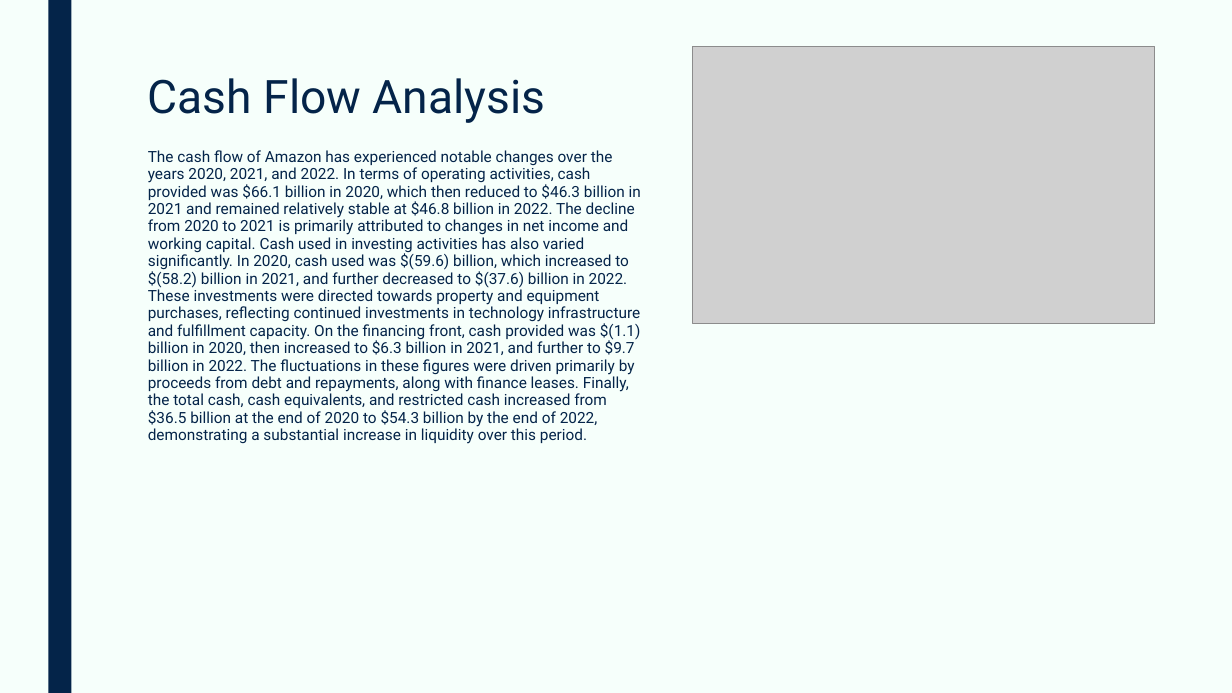
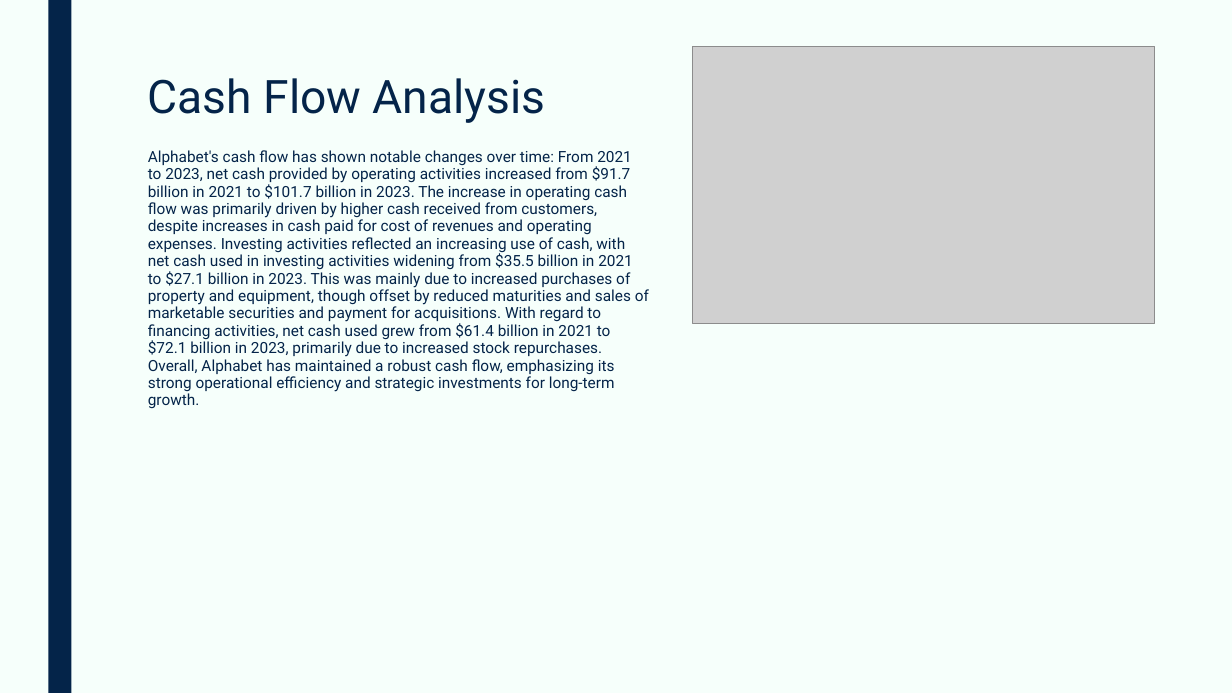
Before and after one commit to devangovind/AMUCLDISS, a slide deck: slide 4 of fastapi-backend/pres/output.pptx. Drawn at 1232x693 pixels with LibreOffice and Linux fonts; fonts in the diff are those of the drawing; grey boxes stand for pictures. Boxes give left, top, right and bottom in pixels: in the first picture for what was removed or moved away, otherwise in the second. Text is boxed around its words. In the diff, an @@ line names an element or a change of style, - is before the commit and + after.

```diff
--- a/fastapi-backend/pres/output.pptx
+++ b/fastapi-backend/pres/output.pptx
@@ text at [148, 150, 649, 408]: text changed @@
-The cash flow of Amazon has experienced notable changes over the years 2020, 2021, and 2022. In terms of operating activities, cash provided was $66.1 billion in 2020, which then reduced to $46.3 billion in 2021 and remained relatively stable at $46.8 billion in 2022. The decline from 2020 to 2021 is primarily attributed to changes in net income and working capital. Cash used in investing activities has also varied significantly. In 2020, cash used was $(59.6) billion, which increased to $(58.2) billion in 2021, and further decreased to $(37.6) billion in 2022. These investments were directed towards property and equipment purchases, reflecting continued investments in technology infrastructure and fulfillment capacity. On the financing front, cash provided was $(1.1) billion in 2020, then increased to $6.3 billion in 2021, and further to $9.7 billion in 2022. The fluctuations in these figures were driven primarily by proceeds from debt and repayments, along with finance leases. Finally, the total cash, cash equivalents, and restricted cash increased from $36.5 billion at the end of 2020 to $54.3 billion by the end of 2022, demonstrating a substantial increase in liquidity over this period.
+Alphabet's cash flow has shown notable changes over time: From 2021 to 2023, net cash provided by operating activities increased from $91.7 billion in 2021 to $101.7 billion in 2023. The increase in operating cash flow was primarily driven by higher cash received from customers, despite increases in cash paid for cost of revenues and operating expenses. Investing activities reflected an increasing use of cash, with net cash used in investing activities widening from $35.5 billion in 2021 to $27.1 billion in 2023. This was mainly due to increased purchases of property and equipment, though offset by reduced maturities and sales of marketable securities and payment for acquisitions. With regard to financing activities, net cash used grew from $61.4 billion in 2021 to $72.1 billion in 2023, primarily due to increased stock repurchases. Overall, Alphabet has maintained a robust cash flow, emphasizing its strong operational efficiency and strategic investments for long-term growth.
```
Also in this commit, not shown: 4 other slides changed, 10 other files.
